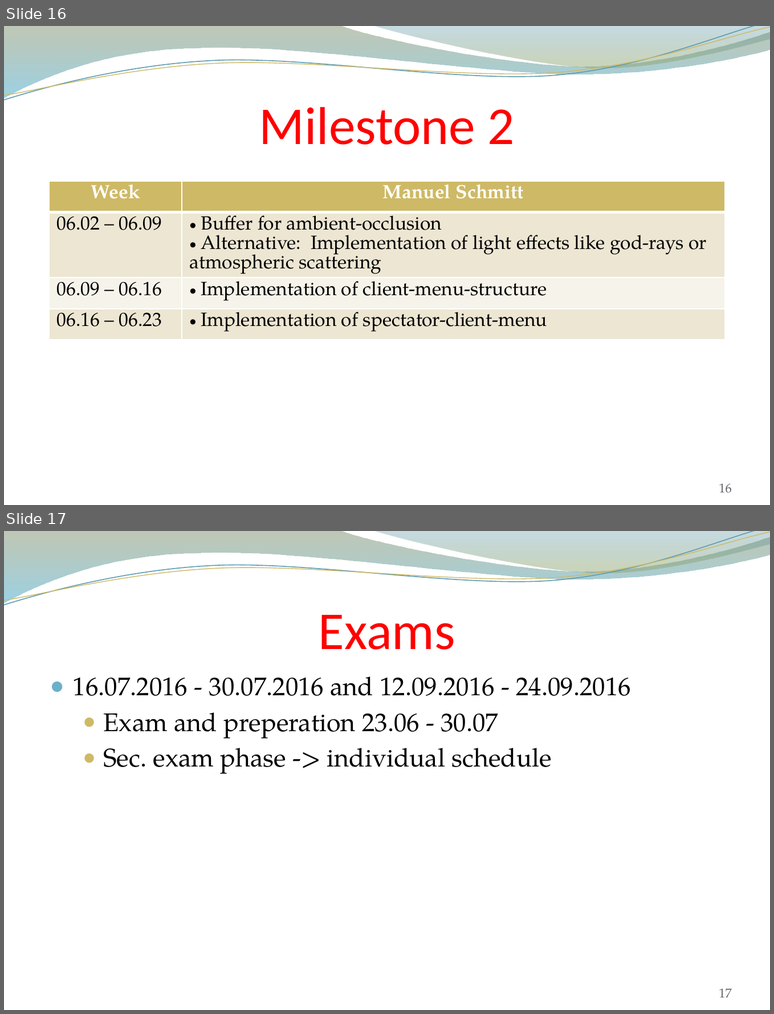
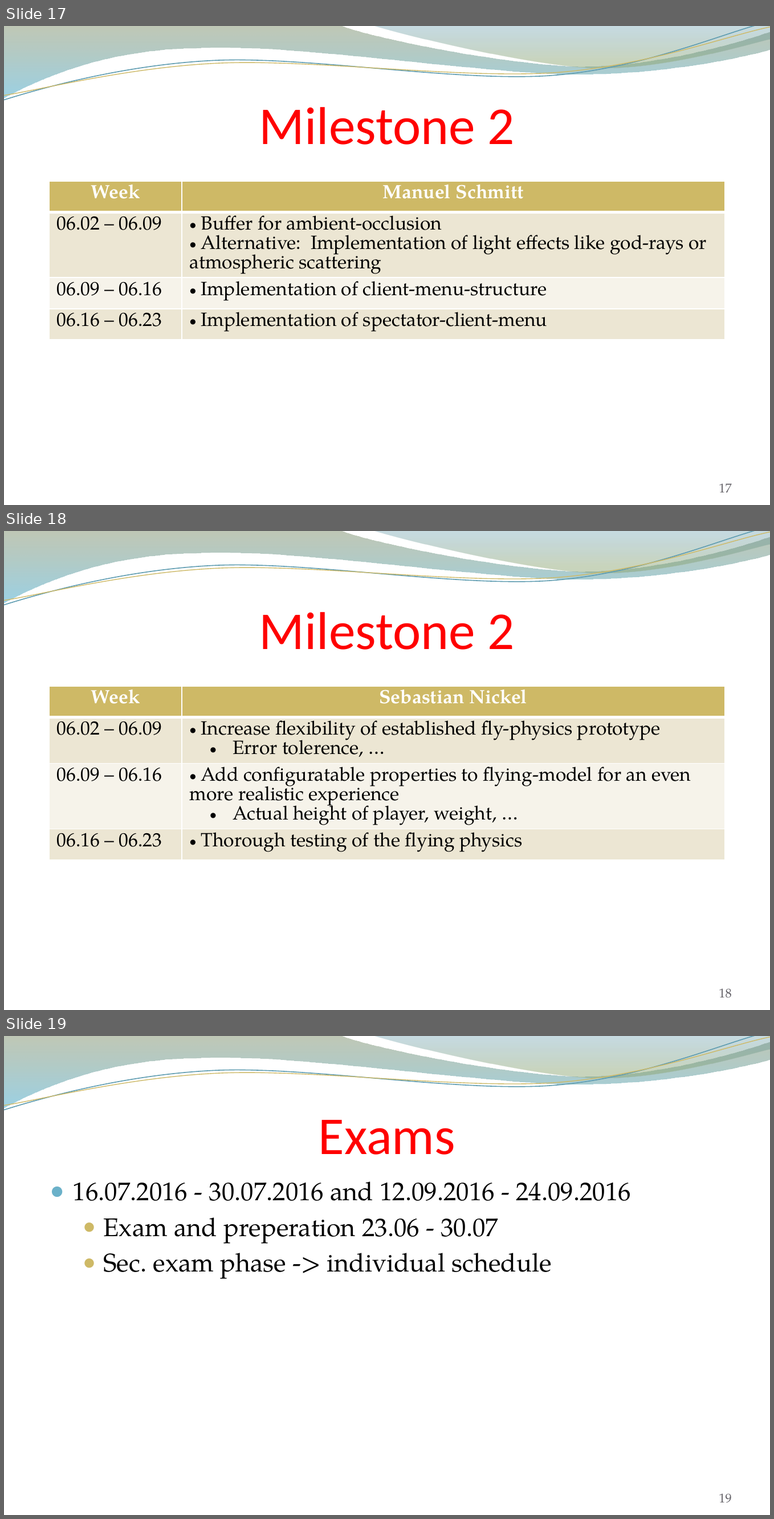
Before and after one commit to andreasdietze/Rift-WingsuitV2, a slide deck: Präsentationen/Projektpräsentation/Project proposal Rift Wingsuit V2.pptx. Shown one above the other, each under a label of ours: slides 16 and 17 before the commit, slides 17, 18 and 19 after it. The pictures are 774x1014 and 774x1519 pixels, drawn with LibreOffice and Linux fonts; fonts in the diff are those of the drawing; background and template pictures are left out. Boxes give left, top, right and bottom in pixels: in the first picture for what was removed or moved away, otherwise in the second. Text is boxed around its words. In the diff, an @@ line names an element or a change of style, - is before the commit and + after.

```diff
--- a/Präsentationen/Projektpräsentation/Project proposal Rift Wingsuit V2.pptx
+++ b/Präsentationen/Projektpräsentation/Project proposal Rift Wingsuit V2.pptx
@@ slide 18 added at (4, 531, 770, 1010), background picture (left out); not listed: 4 template elements that a slide beside it also shows @@
@@ title added at (259, 612, 514, 650), 50 pt, text #FF0000 @@
+Milestone 2
@@ table added at (49, 685, 725, 878), 4 rows, 2 columns @@
+Week | Sebastian Nickel
+06.02 – 06.09 | Increase flexibility of established fly-physics prototype / Error tolerence, …
+06.09 – 06.16 | Add configuratable properties to flying-model for an even more realistic experience / Actual height of player, weight, …
+06.16 – 06.23 | Thorough testing of the flying physics
@@ page number added at (719, 988, 731, 998), 12 pt, text #646268 @@
+18
@@ what was slide 16 is now slide 17 @@
@@ page number at (719, 483, 731, 492): text changed @@
-16
+17
@@ what was slide 17 is now slide 19 @@
@@ page number at (719, 1493, 731, 1503): text changed @@
-17
+19
```
Also in this commit, not shown: 4 slides changed, 2 other slides added.
